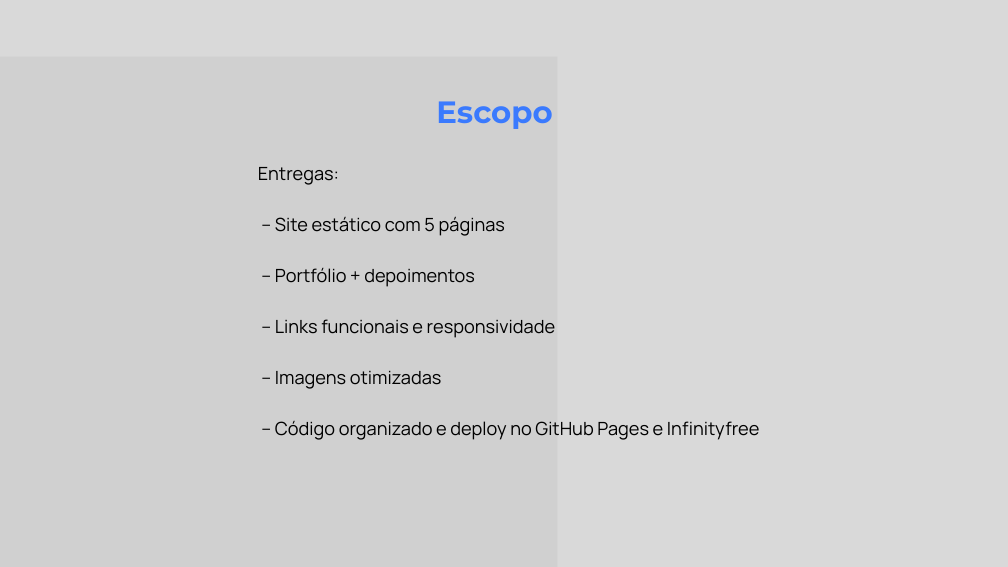
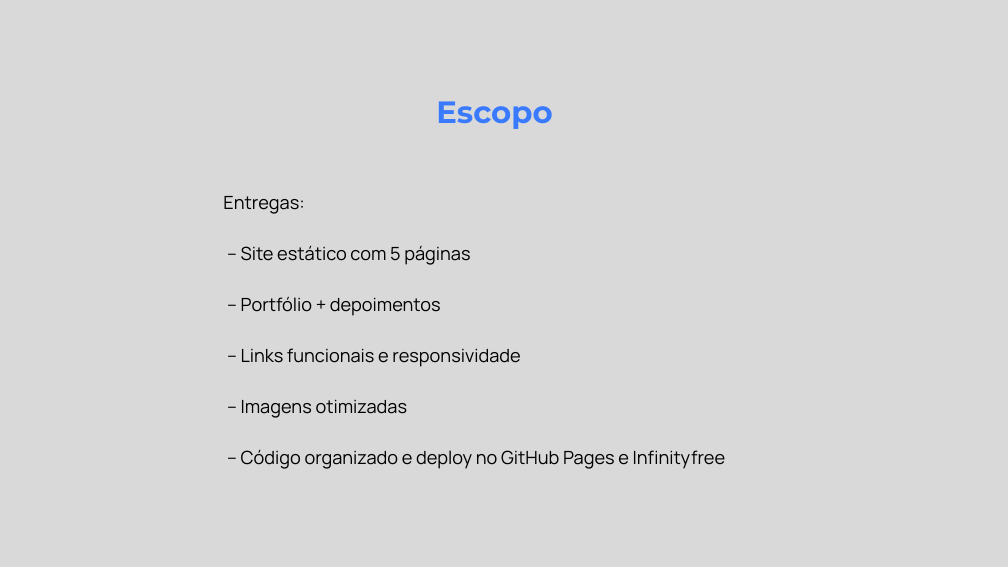
Before and after one commit to Denis-Diego-neb/Portifolio-pi, a slide deck: slide 5 of apresentacao/slide/PROJETO INTEGRADOR I.pptx. Drawn at 1008x567 pixels with LibreOffice and Linux fonts; fonts in the diff are those of the drawing; grey boxes stand for pictures. Boxes give left, top, right and bottom in pixels: in the first picture for what was removed or moved away, otherwise in the second. Text is boxed around its words. In the diff, an @@ line names an element or a change of style, - is before the commit and + after.

```diff
--- a/apresentacao/slide/PROJETO INTEGRADOR I.pptx
+++ b/apresentacao/slide/PROJETO INTEGRADOR I.pptx
@@ picture removed at [0, 56, 557, 567] @@
@@ text "Entregas:": place and size @@
-text "Entregas:" at [258, 167, 760, 440]
+text "Entregas:" at [223, 196, 726, 469]
```
Also in this commit, not shown: 21 other slides changed, 1 other file.
